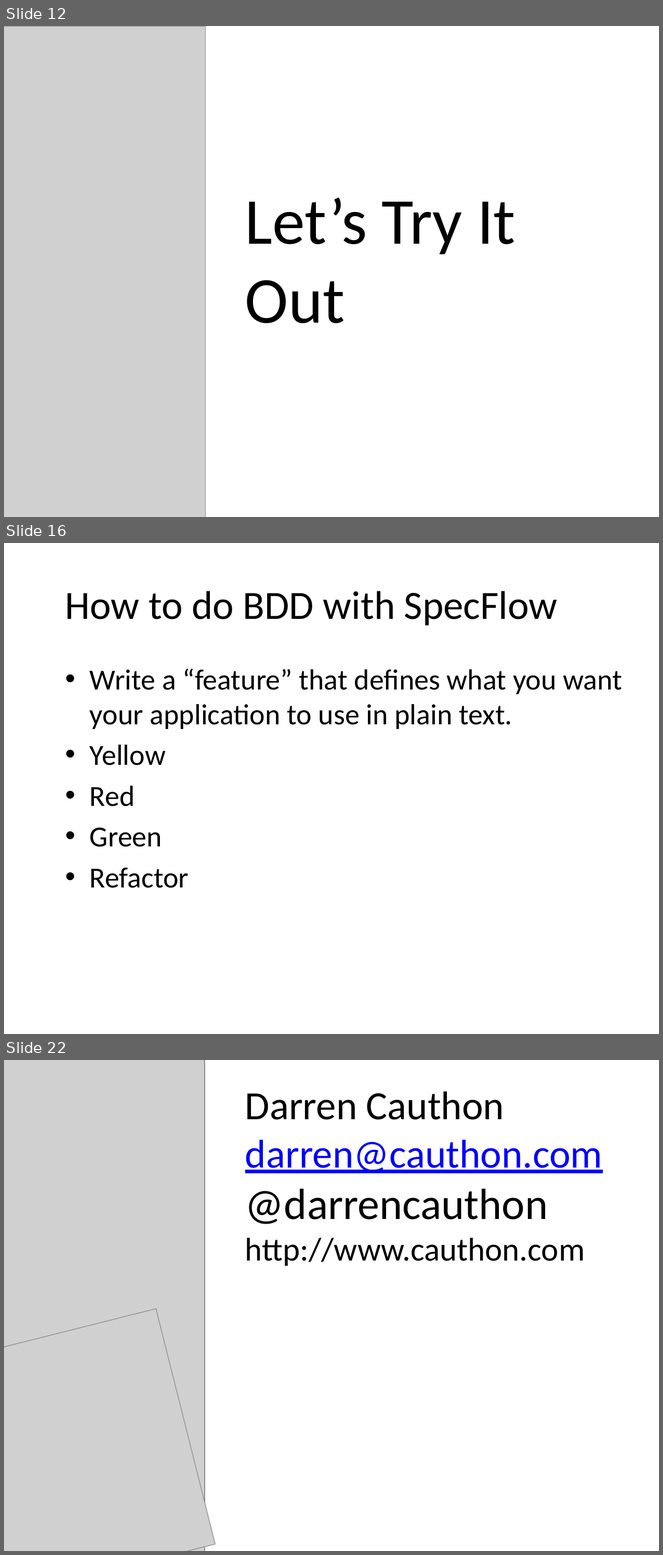
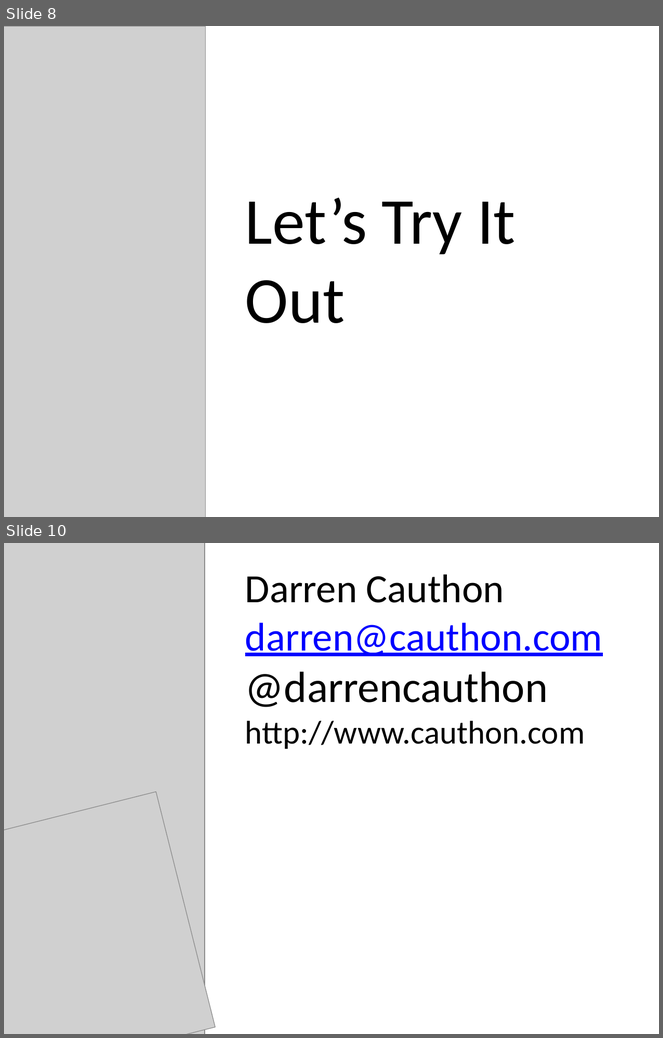
Before and after one commit to darrencauthon/SpecFlow-at-IowaCodeCamp, a slide deck: Outside In With SpecFlow.pptx. Shown one above the other, each under a label of ours: slides 12, 16 and 22 before the commit, slides 8 and 10 after it; the slides between them are not shown. The pictures are 663x1555 and 663x1038 pixels, drawn with LibreOffice and Linux fonts; fonts in the diff are those of the drawing; grey boxes stand for pictures; background and template pictures are left out. Boxes give left, top, right and bottom in pixels: in the first picture for what was removed or moved away, otherwise in the second. Text is boxed around its words. In the diff, an @@ line names an element or a change of style, - is before the commit and + after.

```diff
--- a/Outside In With SpecFlow.pptx
+++ b/Outside In With SpecFlow.pptx
@@ slide 16 removed at [4,543,659,1034], background picture (left out) @@
@@ title removed at [65,591,558,626] @@
-How to do BDD with SpecFlow
@@ text removed at [90,668,622,888] @@
-• Write a “feature” that defines what you want your application to use in plain text.
-• Yellow
-• Red
-• Green
-• Refactor
@@ what was slide 12 is now slide 8 @@
@@ what was slide 22 is now slide 10 @@
```
Also in this commit, not shown: 6 slides changed, 11 other slides removed, 1 other file.
